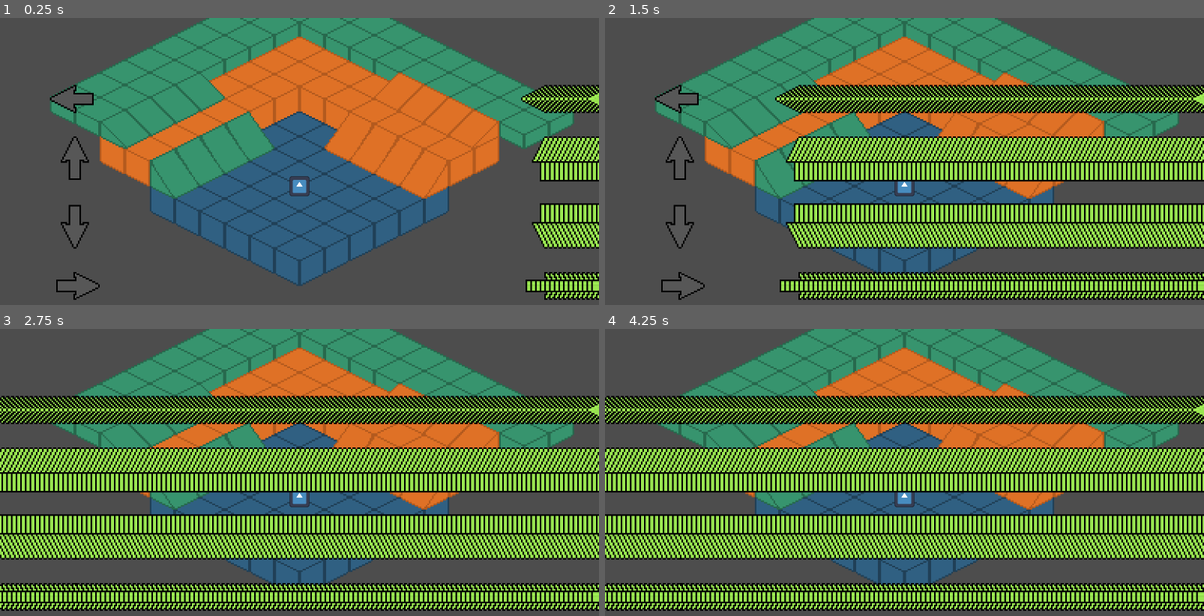
Above: before the commit, frames 1-4 (two rows, left to right).
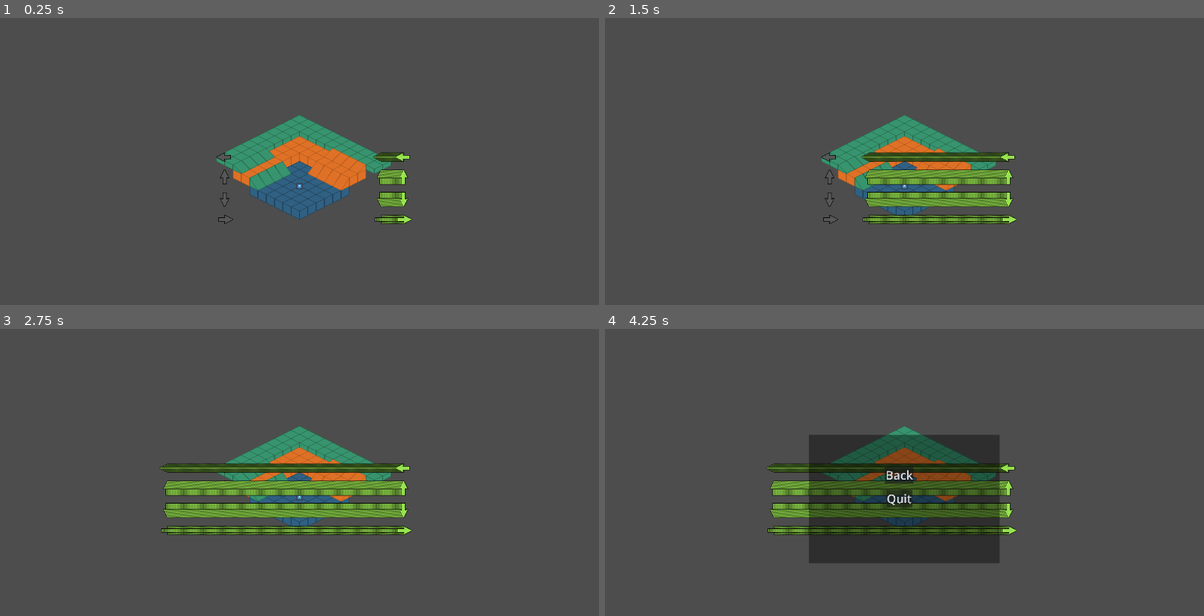
Above: after the commit, the same moments.

Repository: Hobbes-2/Jesters-Tempo
Game: Godot game, scene res://Scenes/main.tscn
The game is run twice, just before and just after one commit, with the same random seed, the same clock (stepped at 60 frames per second) and the same inputs. The engine's default icon, where the game draws it, is replaced by a stand-in: a white triangle on a blue panel in a dark square. Sound files missing from this copy of the repository are replaced by a short silence.
Inputs:
- Up to frame 1 (0.25 s): no input
- Up to frame 2 (1.5 s): tap Enter at 0.5 s; hold Right (Right) 0.53-1.28 s; tap Alt at 0.6 s; hold Down (Down) from 1.28 s (still down); tap Shift at 1.35 s
- Up to frame 3 (2.75 s): release Down (Down) at 2.03 s; hold Right (Right) from 2.03 s (still down); tap Alt at 2.1 s
- Up to frame 4 (4.25 s): release Right (Right) at 2.78 s; hold E (SpawnUp) 2.78-3.53 s; tap Shift at 2.85 s; tap Space at 3.5 s; hold Left (Left) from 3.53 s (still down); tap Alt at 3.6 s; tap Escape (Pause, bound only after the commit) at 4.15 s

The runs differ from the first frame. In frame 1, 53% of the frame differs, in the area x 8-100%, y 0-99%; in frame 2, 63%; in frame 3, 74%; in frame 4, 74%, in the area x 0-100%, y 0-99%.

Commit message:
made a pause menu and working on more music analyzing

Diff:
--- a/Scenes/key_listener.tscn
+++ b/Scenes/key_listener.tscn
@@ -1,8 +1,9 @@
-[gd_scene load_steps=7 format=3 uid="uid://d4hc345qi0gg8"]
+[gd_scene load_steps=8 format=3 uid="uid://d4hc345qi0gg8"]
 
 [ext_resource type="Script" uid="uid://drv25nsskipu0" path="res://Scripts/key_listener.gd" id="1_2dg5l"]
 [ext_resource type="Texture2D" uid="uid://bjb0be7wic5sm" path="res://Art/ArrowsBasic.png" id="1_rgl2n"]
 [ext_resource type="AudioStream" uid="uid://m8r063nmgaxo" path="res://Music/IT'S GOING DOWN [qQy9HlWIXWo].mp3" id="3_vs4jh"]
+[ext_resource type="PackedScene" uid="uid://bmylm8dmk7nve" path="res://Scenes/music_bars.tscn" id="4_s5uv3"]
 
 [sub_resource type="AtlasTexture" id="AtlasTexture_rgl2n"]
 atlas = ExtResource("1_rgl2n")
@@ -46,6 +47,11 @@
 autoplay = true
 bus = &"Calculator"
 
+[node name="MusicBars" parent="." node_paths=PackedStringArray("audio_player") instance=ExtResource("4_s5uv3")]
+offset_right = 0.0
+offset_bottom = 0.0
+audio_player = NodePath("../SongPlayerCalc")
+
 [connection signal="timeout" from="RandomTimer" to="." method="_on_random_timer_timeout"]
 [connection signal="area_entered" from="TimingArea" to="." method="_on_timing_area_area_entered"]
 [connection signal="area_exited" from="TimingArea" to="." method="_on_timing_area_area_exited"]
--- /dev/null
+++ b/Scenes/music_bars.tscn
@@ -0,0 +1,15 @@
+[gd_scene load_steps=2 format=3 uid="uid://bmylm8dmk7nve"]
+
+[ext_resource type="Script" uid="uid://rfxmly8oeq2u" path="res://Scripts/music_bars.gd" id="1_mwypp"]
+
+[node name="MusicBars" type="Control"]
+layout_mode = 3
+anchors_preset = 15
+anchor_right = 1.0
+anchor_bottom = 1.0
+offset_right = -1152.0
+offset_bottom = -648.0
+grow_horizontal = 2
+grow_vertical = 2
+rotation = 1.5707964
+script = ExtResource("1_mwypp")
--- /dev/null
+++ b/Scenes/pause_menu.tscn
@@ -0,0 +1,34 @@
+[gd_scene load_steps=2 format=3 uid="uid://cu5g0qh8b5wko"]
+
+[ext_resource type="Script" uid="uid://cv3jrtilvcp1" path="res://Scripts/pause_menu.gd" id="1_emv3i"]
+
+[node name="PauseMenu" type="Node2D"]
+process_mode = 3
+z_index = 4
+script = ExtResource("1_emv3i")
+
+[node name="ColorRect" type="ColorRect" parent="."]
+offset_right = 1224.0
+offset_bottom = 824.0
+color = Color(0, 0, 0, 0.39215687)
+
+[node name="Quit" type="Button" parent="."]
+process_mode = 3
+offset_left = 496.0
+offset_top = 352.0
+offset_right = 663.0
+offset_bottom = 465.0
+theme_override_font_sizes/font_size = 76
+text = "Quit"
+
+[node name="Back" type="Button" parent="."]
+process_mode = 3
+offset_left = 488.0
+offset_top = 200.0
+offset_right = 671.0
+offset_bottom = 313.0
+theme_override_font_sizes/font_size = 76
+text = "Back"
+
+[connection signal="pressed" from="Quit" to="." method="_on_quit_pressed"]
+[connection signal="pressed" from="Back" to="." method="_on_back_pressed"]
--- a/Scenes/player_controller.tscn
+++ b/Scenes/player_controller.tscn
@@ -6,6 +6,7 @@
 [ext_resource type="AudioStream" uid="uid://x61xvlgh75i" path="res://Music/Seperated/Going Down/drums.mp3" id="5_iy555"]
 [ext_resource type="AudioStream" uid="uid://cj3a75w57638b" path="res://Music/Seperated/Going Down/vocals.mp3" id="6_1cmmd"]
 [ext_resource type="AudioStream" uid="uid://ye30smqr42qv" path="res://Music/Seperated/Going Down/other.mp3" id="7_4jfj4"]
+[ext_resource type="PackedScene" uid="uid://cu5g0qh8b5wko" path="res://Scenes/pause_menu.tscn" id="8_1cmmd"]
 [ext_resource type="PackedScene" uid="uid://d4hc345qi0gg8" path="res://Scenes/key_listener.tscn" id="8_iy555"]
 
 [sub_resource type="SpriteFrames" id="SpriteFrames_bnokr"]
@@ -21,12 +22,15 @@
 
 [node name="PlayerController" type="Node2D"]
 
+[node name="PauseMenu" parent="." instance=ExtResource("8_1cmmd")]
+position = Vector2(-184, -120)
+scale = Vector2(0.3, 0.3)
+
 [node name="AnimatedSprite2D" type="AnimatedSprite2D" parent="."]
 scale = Vector2(0.1, 0.1)
 sprite_frames = SubResource("SpriteFrames_bnokr")
 
 [node name="Camera2D" type="Camera2D" parent="."]
-zoom = Vector2(3, 3)
 
 [node name="RandomTimer" type="Timer" parent="."]
 
--- a/Scenes/signals.tscn
+++ b/Scenes/signals.tscn
@@ -1,6 +1,6 @@
 [gd_scene load_steps=2 format=3 uid="uid://be6as8q1sicwt"]
 
-[ext_resource type="Script" uid="uid://58lqi4a8nyuu" path="res://Scripts/signals.gd" id="1_u3v1j"]
+[ext_resource type="Script" uid="uid://58lqi4a8nyuu" path="res://Scripts/Globals/signals.gd" id="1_u3v1j"]
 
 [node name="Signals" type="Node2D"]
 script = ExtResource("1_u3v1j")
--- /dev/null
+++ b/Scripts/Globals/GlobalVars.gd
@@ -0,0 +1,3 @@
+extends Node
+
+var game_paused = false
--- a/Scripts/key_listener.gd
+++ b/Scripts/key_listener.gd
@@ -51,6 +51,13 @@
 
 # Called every frame. 'delta' is the elapsed time since the previous frame.
 func _physics_process(delta: float) -> void:
+	if GlobalVars.game_paused == true:
+		song_player_calc.stream_paused = true
+		song_player.stream_paused = true
+	else:
+		song_player_calc.stream_paused = false
+		song_player.stream_paused = false
+
 	if hit == true:
 		timeStop = 10.0 - timer.time_left
 		if timeStop <= 0.1:
--- /dev/null
+++ b/Scripts/music_bars.gd
@@ -0,0 +1,56 @@
+extends Control
+
+@export var audio_player: AudioStreamPlayer
+
+var spectrum_instance
+const NUM_BARS = 64  # Number of frequency bands to display
+const MAX_FREQ = 1000  # Frequency range to analyze
+var bars = []
+@export var shuffle_freq = false
+@export var flip_y = false
+
+var color_gradient := Gradient.new()  # Dynamic color transitions
+
+
+func _ready():
+	global_position = Vector2(0, (get_viewport_rect().size.y / 2)+100)
+		# Set up color gradient (Blue → Purple → Red)
+	scale = Vector2(1.5, 1.5)
+	color_gradient.add_point(0.0, Color(0.2, 1.0, 0.8))  # Cyan
+	color_gradient.add_point(0.5, Color(0.6, 0.2, 1.0))  # Purple
+	color_gradient.add_point(1.0, Color(1.0, 0.2, 0.2))  # Red
+	spectrum_instance = AudioServer.get_bus_effect_instance(0, 0)  # Bus 1, Effect 0
+	create_bars()
+
+func create_bars():
+	for i in range(NUM_BARS):
+		var bar = ColorRect.new()
+		bar.color = Color(0.2, 0.8, 1.0)  # Light blue color
+		bar.size = Vector2(1, 6)  # Adjust bar size
+		bar.position = Vector2(i, 0)  # Space bars apart
+		add_child(bar)
+		bars.append(bar)
+
+func _process(delta):
+	if not spectrum_instance:
+		return
+	var max_freq_amp = bars.reduce(func(m, b): return b if b.size.y > m.size.y else m).size.y
+
+	for i in range(NUM_BARS):
+		var freq_start = float(i * MAX_FREQ) / NUM_BARS
+		var freq_end = float((i + 1) * MAX_FREQ) / NUM_BARS
+		var magnitude = spectrum_instance.get_magnitude_for_frequency_range(freq_start, freq_end).length()
+		bars[i].size.y = lerp(bars[i].size.y, magnitude * 1000 * 2, 0.2)  # Smooth animation
+
+		var intensity = (magnitude*1000) / (max_freq_amp * 1000.0) if max_freq_amp > 0 else 0.0
+		intensity *= 1000
+		intensity = clamp(intensity, 0.0, 1.0)  # Keep within valid range
+
+		# Get dynamic color from gradient
+		var new_color = color_gradient.sample(intensity)
+		bars[i].color = new_color
+		if flip_y:
+			bars[i].scale.y = -1
+
+	if shuffle_freq:
+			bars.shuffle()
--- /dev/null
+++ b/Scripts/pause_menu.gd
@@ -0,0 +1,28 @@
+extends Node2D
+
+var opened : bool = false
+
+func _physics_process(delta: float) -> void:
+	if Input.is_action_just_pressed("Pause"):
+		if opened == true:
+			opened = false
+		else:
+			opened = true
+
+	if opened == false:
+		self.hide()
+		GlobalVars.game_paused = false
+	if opened == true:
+		self.show()
+		get_tree().paused = true
+		GlobalVars.game_paused = true
+
+func _on_quit_pressed() -> void:
+	if opened:
+		get_tree().quit()
+
+
+func _on_back_pressed() -> void:
+	opened = false
+	get_tree().paused = false
+	GlobalVars.game_paused = false
--- a/project.godot
+++ b/project.godot
@@ -17,8 +17,9 @@
 
 [autoload]
 
-Signals="*res://Scripts/signals.gd"
-DemucsSetup="*res://Scripts/DemucsSetup.gd"
+Signals="*res://Scripts/Globals/signals.gd"
+DemucsSetup="*res://Scripts/Globals/DemucsSetup.gd"
+GlobalVars="*res://Scripts/Globals/GlobalVars.gd"
 
 [editor_plugins]
 
@@ -66,6 +67,11 @@
 "events": [Object(InputEventKey,"resource_local_to_scene":false,"resource_name":"","device":-1,"window_id":0,"alt_press …(192 unchanged characters)…
 ]
 }
+Pause={
+"deadzone": 0.2,
+"events": [Object(InputEventKey,"resource_local_to_scene":false,"resource_name":"","device":-1,"window_id":0,"alt_pressed":false,"shift_pressed":false,"ctrl_pressed":false,"meta_pressed":false,"pressed":false,"keycode":0,"physical_keycode":4194305,"key_label":0,"unicode":0,"location":0,"echo":false,"script":null)
+]
+}
 
 [rendering]
 
Not shown: 1 places in Scenes/player_controller.tscn that only renumber resources
Renamed: Scripts/DemucsSetup.gd -> Scripts/Globals/DemucsSetup.gd
Renamed: Scripts/DemucsSetup.gd.uid -> Scripts/Globals/DemucsSetup.gd.uid
Not shown, added: Scripts/Globals/GlobalVars.gd.uid
Renamed: Scripts/signals.gd -> Scripts/Globals/signals.gd
Renamed: Scripts/signals.gd.uid -> Scripts/Globals/signals.gd.uid
Not shown, added: Scripts/music_bars.gd.uid
Not shown, added: Scripts/pause_menu.gd.uid
